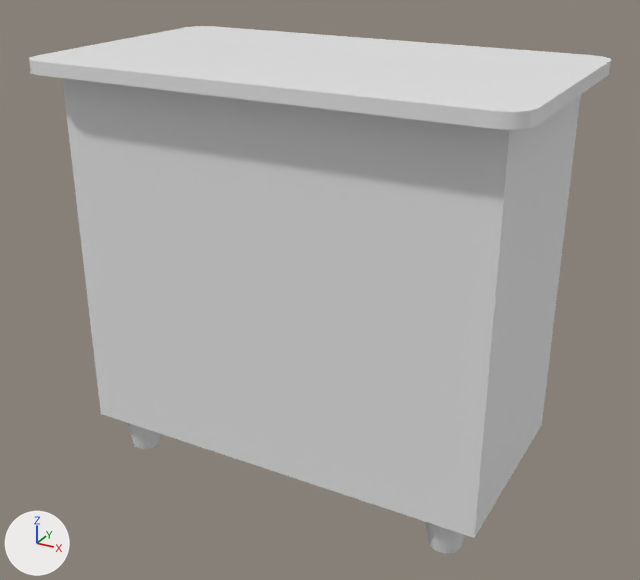
Renders of the FBX model Assets/3DModels/jinsy_fbx/Teacher's podium.fbx from each side of a commit.
Camera for both pictures: a 50 mm lens placed at (-37.951, -20.128, 2.904), pointed at (-38.707, -18.753, 2.217). The lights are fixed; the arrows at lower left show +X, +Y and +Z. The first picture is the older version. Where no turn or scale is listed for an object, it has been applied to the vertices.
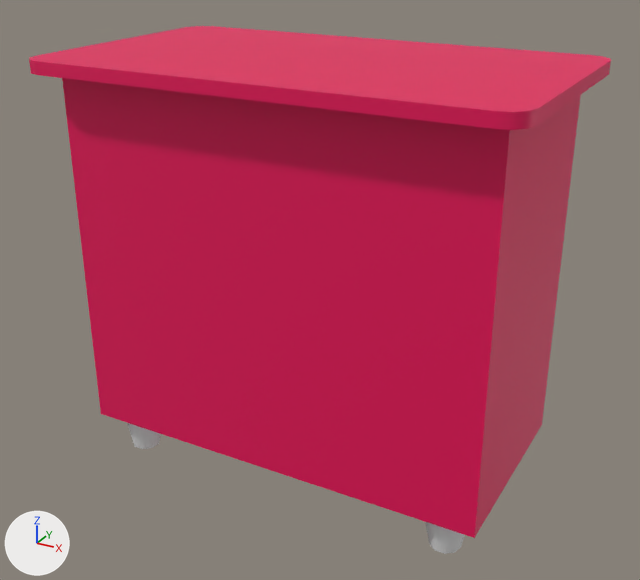
The newer file is also turned or shifted as a whole; pictures and numbers use the older file's frame.

Where the change shows, as pixel boxes (x1, y1, x2, y2) in the pictures (640 x 580 px):
part 1 of me_cube_378, recoloured (white to pink)
    both: (29, 26, 611, 538)
part 2 of me_cube_378, recoloured (white to pink)
    both: (474, 61, 611, 538)

The change in detail:
Material 'Material.370' (mat_material_370) is new.
Its base color is (0.8, 0.0, 0.0997) (pink #e70059).
Material 'Material.371' (mat_material_371) is new.
Its base color is (0.8, 0.8, 0.8) (white #e7e7e7).
me_cube_378 has 112 vertices, 68 faces and spans x -0.041..0.863, y -0.465..0.06, z -0.082..0.734.
me_cube_378 is used by ob_cube_358; location (-39.126, -18.54, 1.919).
me_cube_378 part 1: 16 of the faces centred in x -0.041..0.411, y -0.465..0.06, z 0.0..0.734 switch from no material to mat_material_370 (pink #e70059).
me_cube_378 part 2: 8 of the faces centred in x 0.822..0.863, y -0.462..0.057, z 0.355..0.722 switch from no material to mat_material_370 (pink #e70059).
me_cube_378 gains material mat_material_371 (white #e7e7e7).
